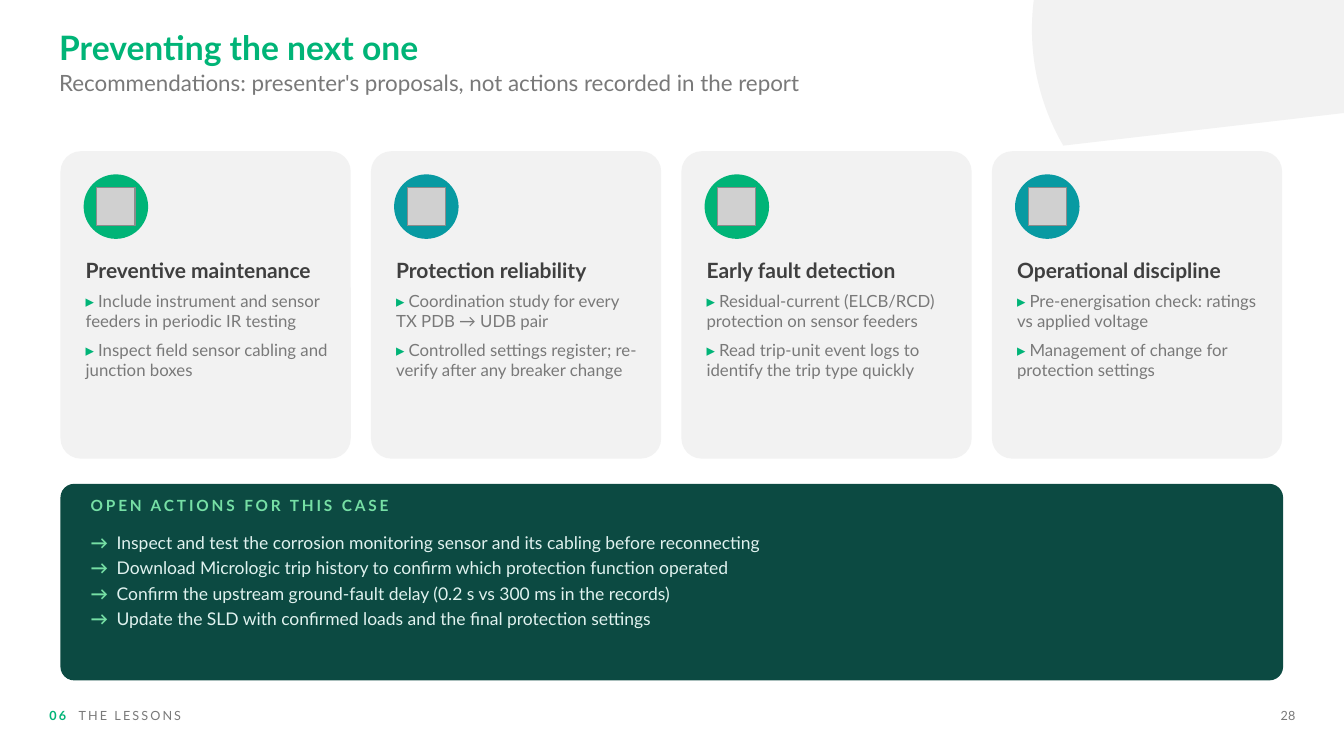
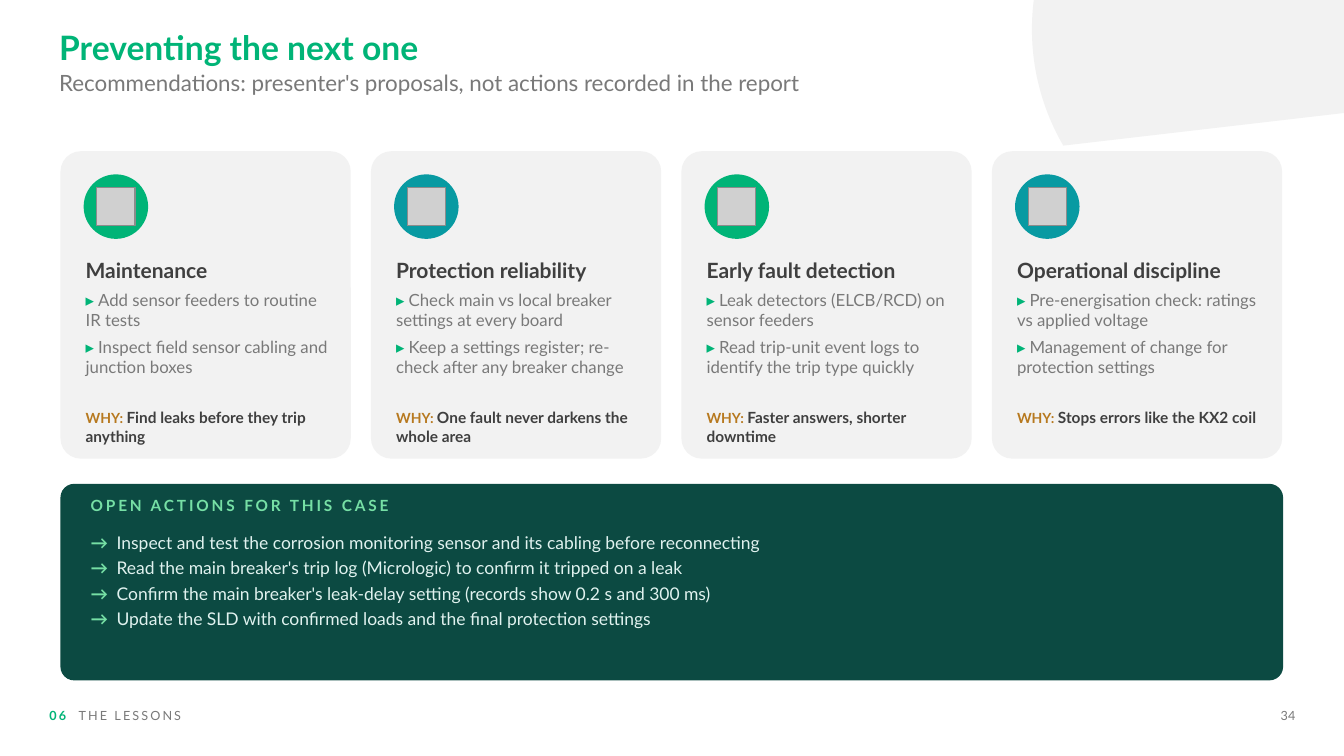
Before and after one commit to nasr9787alfarsi-alt/Nasr, a slide deck: slide 34 of presentations/ZAZ-8_Main_PDB_MCCB_Tripping_Investigation.pptx (slide 28 before the commit). Drawn at 1344x756 pixels with LibreOffice and Linux fonts; fonts in the diff are those of the drawing; grey boxes stand for pictures; background and template pictures are left out. Boxes give left, top, right and bottom in pixels: in the first picture for what was removed or moved away, otherwise in the second. Text is boxed around its words. In the diff, an @@ line names an element or a change of style, - is before the commit and + after.

```diff
--- a/presentations/ZAZ-8_Main_PDB_MCCB_Tripping_Investigation.pptx
+++ b/presentations/ZAZ-8_Main_PDB_MCCB_Tripping_Investigation.pptx
@@ text at (x1=86, y1=262, x2=317, y2=326): text changed @@
-Preventive maintenance
-▸ Include instrument and sensor feeders in periodic IR testing
+Maintenance
+▸ Add sensor feeders to routine IR tests
@@ text at (x1=707, y1=262, x2=920, y2=376): less space between paragraphs @@
@@ text "Operational discipline" at (x1=1017, y1=262, x2=1256, y2=376): less space between paragraphs @@
@@ text at (x1=396, y1=293, x2=624, y2=376): text changed @@
-▸ Coordination study for every TX PDB → UDB pair
-▸ Controlled settings register; re-verify after any breaker change
+▸ Check main vs local breaker settings at every board
+▸ Keep a settings register; re-check after any breaker change
@@ text at (x1=707, y1=293, x2=945, y2=326): text changed @@
-▸ Residual-current (ELCB/RCD) protection on sensor feeders
+▸ Leak detectors (ELCB/RCD) on sensor feeders
@@ text at (x1=86, y1=340, x2=327, y2=376): less space between paragraphs @@
@@ text added at (x1=86, y1=411, x2=306, y2=445), 11 pt, text #3F3F3F, bold @@
+WHY: Find leaks before they trip anything
@@ text added at (x1=396, y1=411, x2=628, y2=442), 11 pt, text #3F3F3F, bold @@
+WHY: One fault never darkens the whole area
@@ text added at (x1=707, y1=411, x2=907, y2=442), 11 pt, text #3F3F3F, bold @@
+WHY: Faster answers, shorter downtime
@@ text added at (x1=1017, y1=411, x2=1256, y2=426), 11 pt, text #3F3F3F, bold @@
+WHY: Stops errors like the KX2 coil
@@ text at (x1=117, y1=560, x2=710, y2=603): text changed @@
-→ Download Micrologic trip history to confirm which protection function operated
-→ Confirm the upstream ground-fault delay (0.2 s vs 300 ms in the records)
+→ Read the main breaker's trip log (Micrologic) to confirm it tripped on a leak
+→ Confirm the main breaker's leak-delay setting (records show 0.2 s and 300 ms)
@@ text at (x1=1281, y1=711, x2=1296, y2=720): text changed @@
-28
+34
```
Also in this commit, not shown: 22 other slides changed, 6 slides added.
